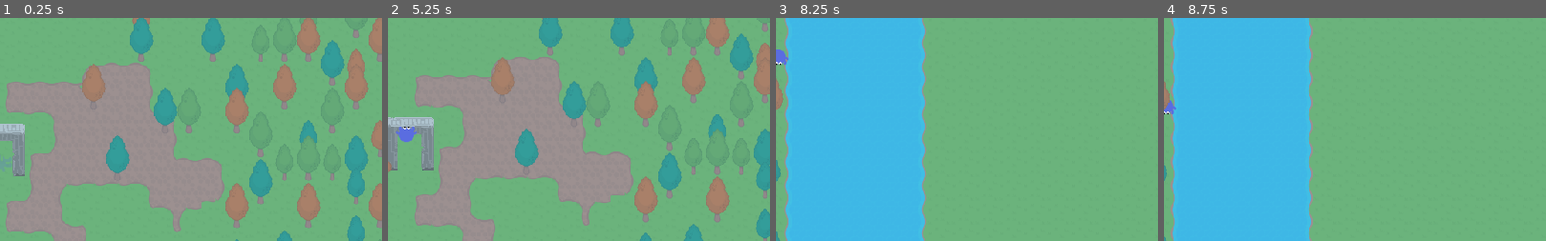
Above: before the commit, frames 1-4 (left to right).
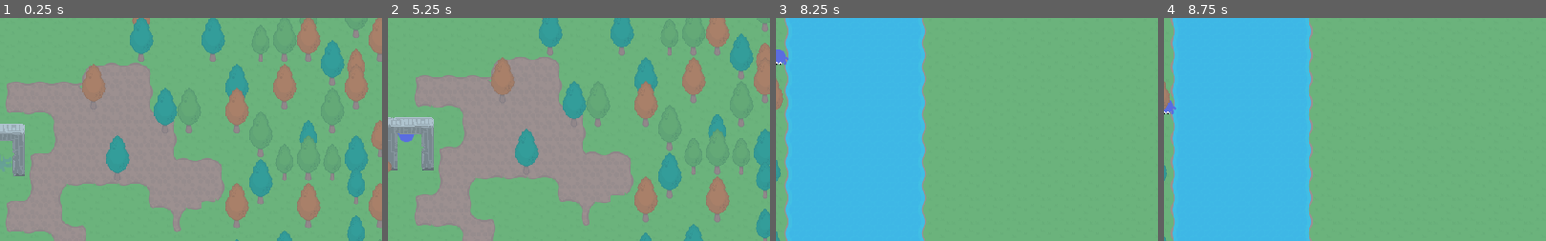
Above: after the commit, the same moments.

Repository: bagedevimo/pxljam19
Game: Godot game, scene res://Game.tscn
Same seed, same stepped clock (60 frames per second), same inputs: the game is played once before the commit and once after it.
Inputs:
- Up to frame 1 (0.25 s): no input
- Up to frame 2 (5.25 s): hold Up (ui_up) 0.53-2.03 s; tap Space (ui_select) at 0.77, 1.52, 3.02, 3.5, 3.77, 4.52 s; tap Enter at 2 s; hold Left (ui_left) 2.03-3.53 s; hold Down (ui_down) 3.53-4.28 s; hold Right (ui_right) 4.28-5.03 s; hold Up (ui_up) from 5.03 s (still down)
- Up to frame 3 (8.25 s): release Up (ui_up) at 5.78 s; hold Right (ui_right) 5.78-8.03 s; tap Space (ui_select) at 6.02, 6.77, 7.52 s; hold Down (ui_down) from 8.03 s (still down)
- Up to frame 4 (8.75 s): keep holding Down (ui_down)
The pictures show only the part of the screen within x 50-100%, y 18-68%; the shares and areas given below are measured in that part.

Frame 1 is identical in both runs. In frame 2, 0.1% of the frame differs, in the area x 2-8%, y 48-53%; in frame 3, less than 0.1%; in frame 4, less than 0.1%.

Commit message:
Move bushes in front of gate

Diff:
--- a/Game.tscn
+++ b/Game.tscn
@@ -1,10 +1,10 @@
 [gd_scene load_steps=6 format=2]
 
 [ext_resource path="res://tileset.tres" type="TileSet" id=1]
-[ext_resource path="res://Gate.tscn" type="PackedScene" id=2]
-[ext_resource path="res://Player.tscn" type="PackedScene" id=3]
-[ext_resource path="res://Barrell.tscn" type="PackedScene" id=4]
-[ext_resource path="res://Tree.tscn" type="PackedScene" id=5]
+[ext_resource path="res://Player.tscn" type="PackedScene" id=2]
+[ext_resource path="res://Barrell.tscn" type="PackedScene" id=3]
+[ext_resource path="res://Tree.tscn" type="PackedScene" id=4]
+[ext_resource path="res://Gate.tscn" type="PackedScene" id=5]
 
 [node name="Game" type="Node2D"]
 position = Vector2( 351.275, 82.7717 )
@@ -20,11 +20,8 @@
 format = 1
 tile_data = PoolIntArray( 0, 7, 65537, 1, 7, 65537, 2, 7, 65537, 3, 7, 65537, 4, 7, 65537, 5, 7, 65537, 6, 7, 65537, 7, …(48811 unchanged characters)…
 
-[node name="Gate" parent="." instance=ExtResource( 2 )]
-position = Vector2( 275.616, 201.663 )
-
 [node name="Obstacles" type="TileMap" parent="."]
-z_index = 10
+z_index = 11
 tile_set = ExtResource( 1 )
 cell_size = Vector2( 32, 32 )
 cell_quadrant_size = 32
@@ -53,12 +50,16 @@
 drag_margin_right = 0.0
 drag_margin_bottom = 0.0
 
-[node name="Barrell1" parent="." instance=ExtResource( 4 )]
+[node name="Barrell1" parent="." instance=ExtResource( 3 )]
 position = Vector2( 204.363, 374.417 )
 
-[node name="Barrell2" parent="." instance=ExtResource( 4 )]
+[node name="Barrell2" parent="." instance=ExtResource( 3 )]
 position = Vector2( 311.422, 374.417 )
 
-[node name="Tree" parent="." instance=ExtResource( 5 )]
+[node name="Tree" parent="." instance=ExtResource( 4 )]
 position = Vector2( 470.694, 487.109 )
 z_index = 10
+
+[node name="Gate" parent="." instance=ExtResource( 5 )]
+position = Vector2( 275.616, 201.663 )
+z_index = 10
Not shown: 1 places in Game.tscn that only renumber resources
